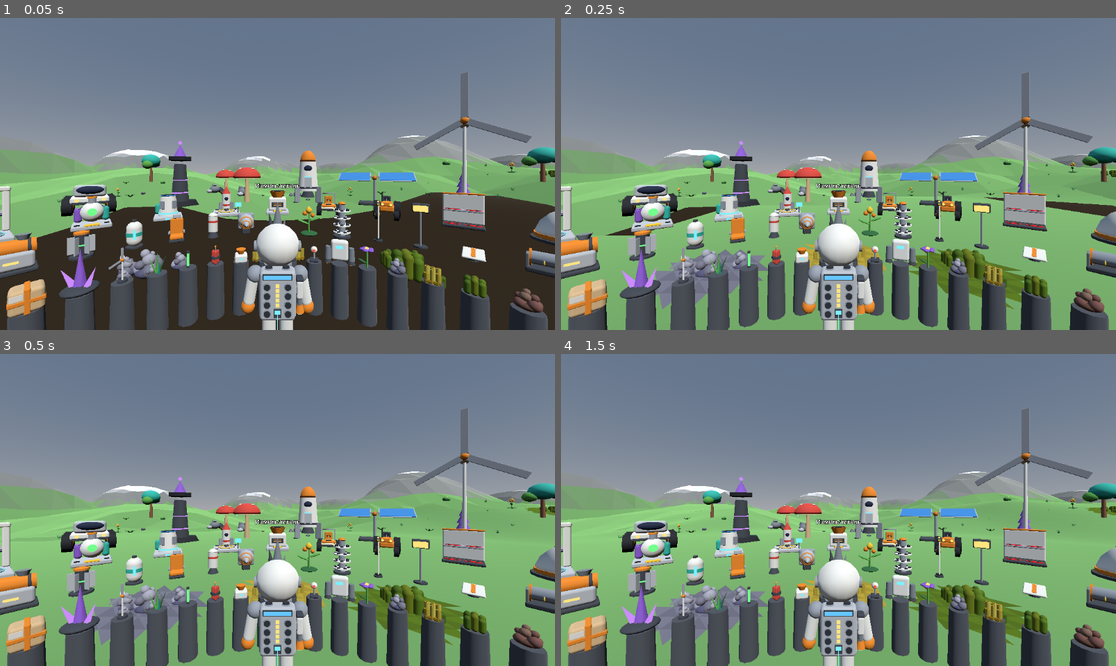
Above: before the commit, frames 1-4 (two rows, left to right).
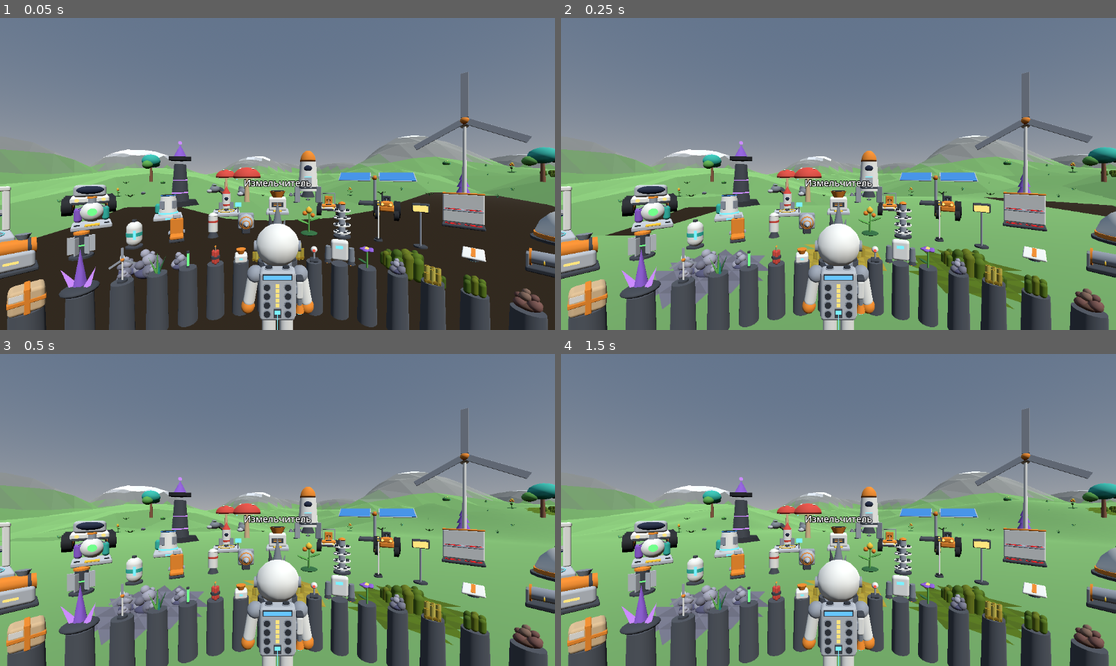
Above: after the commit, the same moments.

Repository: Vano3667/Astro-Planet
Game: Godot game, scene res://main.tscn
The game is run twice, just before and just after one commit, with the same random seed, the same clock (stepped at 60 frames per second) and the same inputs.
Inputs:
- Up to frame 1 (0.05 s): no input
- Up to frame 2 (0.25 s): no input
- Up to frame 3 (0.5 s): no input
- Up to frame 4 (1.5 s): tap Enter at 1.25 s

The runs differ from the first frame. In frame 1, 0.4% of the frame differs, in the area x 7-99%, y 51-100%; in frame 2, 0.5%; in frame 3, 0.5%; in frame 4, 0.5%.

Commit message:
Витрина: подписи крупнее в полтора раза, круглые тумбы; документы после просмотра сборки 45463833312
Агент увидел пять картинок сборки 45463833312: бурых и сиреневых граней
на склонах нет, стены пещеры различаются по яркости, основания столба
троса, маяка, кристалла, посадочной площадки, РИТЭГа и средней канистры
круглые.
По прежним видам витрины: подписи читались с трудом, тумбы были гранёные.

Diff:
--- a/game/gallery.gd
+++ b/game/gallery.gd
@@ -5,22 +5,27 @@
 # the player looks at. Seen on the showroom pictures (2026-11-24): with all labels visible
 # they overlap and cannot be read; a single label could still be hidden behind a nearer
 # model, so labels are drawn on top of everything.
+# Seen on later showroom pictures (2026-11-24): the single label was hard to read and the
+# pedestals looked faceted, so labels are one and a half times larger and pedestals are round.
 # Written without running the engine; see docs/STATUS.md.
 
 const Models := preload("res://models/index.gd")
 const Builder := preload("res://models/model_builder.gd")
 
+# label_px: size of one text pixel in meters; the text is about 48 pixels tall. Own values.
 const RINGS := [
-	{"radius": 3.8, "spacing": 0.45, "height": 0.9, "label_px": 0.002, "offset": 0.0},
-	{"radius": 8.5, "spacing": 1.4, "height": 0.0, "label_px": 0.005, "offset": 0.0},
-	{"radius": 13.0, "spacing": 3.2, "height": 0.0, "label_px": 0.008, "offset": 0.5},
-	{"radius": 18.5, "spacing": 5.5, "height": 0.0, "label_px": 0.013, "offset": 0.0},
+	{"radius": 3.8, "spacing": 0.45, "height": 0.9, "label_px": 0.003, "offset": 0.0},
+	{"radius": 8.5, "spacing": 1.4, "height": 0.0, "label_px": 0.0075, "offset": 0.0},
+	{"radius": 13.0, "spacing": 3.2, "height": 0.0, "label_px": 0.012, "offset": 0.5},
+	{"radius": 18.5, "spacing": 5.5, "height": 0.0, "label_px": 0.019, "offset": 0.0},
 ]
 
 # A label appears when its model is within this angle from the view direction. Own values.
 const LABEL_CONE_DEG := 14.0
 # Small preference for nearer models when two are almost in one line.
 const LABEL_NEAR_BONUS := 0.0002
+# Sides of a pedestal.
+const PEDESTAL_SIDES := 20
 
 var _pedestal_mat: StandardMaterial3D
 var _labels: Array = []
@@ -109,7 +114,7 @@
 		pedestal.top_radius = 0.14
 		pedestal.bottom_radius = 0.16
 		pedestal.height = base_y
-		pedestal.radial_segments = 10
+		pedestal.radial_segments = PEDESTAL_SIDES
 		pedestal.rings = 1
 		pedestal.material = _pedestal_mat
 
Not shown, changed: docs/BUILD.md
Not shown, changed: docs/REVIEW.md
Not shown, changed: docs/STATUS.md
